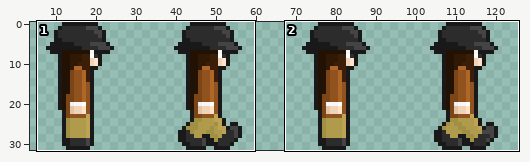
Two versions of one sprite sheet, characters/playable/sera/sprites/spr_sera0_rs.png. Above: a wide view before the commit, with the close-up outlined.
Close-up. Before the commit:
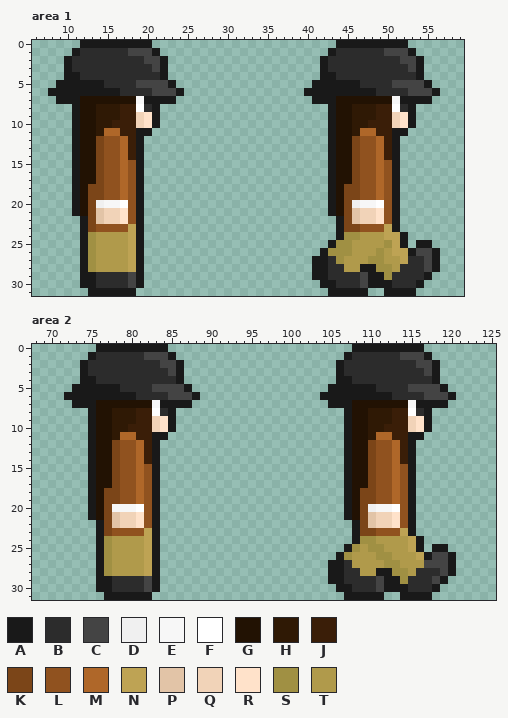
The file is 128x32 pixels. Shown: area 1: x 6..59, y 0..31; area 2: x 68..125, y 0..31. The wide view leaves out empty margins.
Palette (. is transparent): A #191919  B #2c2c2c  C #444444  D #f0f0f0  E #f7f7f7  F #ffffff  G #221203  H #2f1905  J #3a1e08  K #7b4518  L #90521f  M #af6729  N #bea354  P #e2c4a7  Q #f1d3b8  R #ffe2ca  S #a09043  T #b09a4b
After:
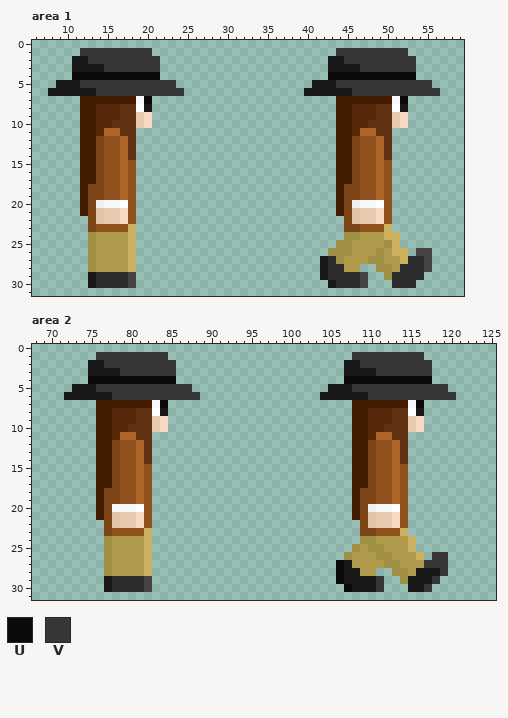
Colours new in this view: U #0a0a0a  V #373737
The author wrote: nuevos sprites para animaciones de sera
Changes in this commit:
@@ palette @@
-G #221203
+G #441c00
-H #2f1905
+H #552809
-J #3a1e08
+J #623312
-N #bea354
+N #ccb060
-Q #f1d3b8
+Q #e9cab0
-R #ffe2ca
+R #f8d8c2
--- area 1
@@ x 6..59 @@
- 0 ......AAAAAAAAA.......................AAAAAAAAA.......
- 1 .....ABBBBBBCCCA.....................ABBBBBBCCCA......
- 2 ....ABBBBBBBBBCCA...................ABBBBBBBBBCCA.....
- 3 ....ABBBBBBBBBBCA...................ABBBBBBBBBBCA.....
- 4 ....AABBBBBBBBBBA...................AABBBBBBBBBBA.....
- 5 ...AAAAAABBBBCCCCA.................AAAAAABBBBCCCCA....
- 6 ..AAAAAAAAABBBBCCCA...............AAAAAAAAABBBBCCCA...
- 7 ...AAAGGGGGGGEAAAA.................AAAGGGGGGGEAAAA....
- 8 .....AGGHHHJJFBA.....................AGGHHHJJFBA......
- 9 .....AGGHHHJJQRA.....................AGGHHHJJQRA......
-10 .....AGGHHJJJQRA.....................AGGHHJJJQRA......
-11 .....AGGHMMJJAA......................AGGHMMJJAA.......
-12 .....AGGKLLMJA.......................AGGKLLMJA........
-13 .....AGGKLLMJA.......................AGGKLLMJA........
-14 .....AGGKLLMJA.......................AGGKLLMJA........
-15 .....AGGKLLMLA.......................AGGKLLMLA........
-16 .....AGGKLLMLA.......................AGGKLLMLA........
-17 .....AGGKLLMLA.......................AGGKLLMLA........
-18 .....AGKKLLMLA.......................AGKKLLMLA........
-19 .....AGKKLLMLA.......................AGKKLLMLA........
-20 .....AGKDEEFLA.......................AGKDEEFLA........
-21 .....AGKPQQRLA.......................AGKPQQRLA........
-22 ......AKPQQRLA........................AKPQQRLA........
-23 ......AKLLLLNA........................AKKLLLNA........
-24 ......ASTTTTNA........................ASSTTTNNA.......
-25 ......ASTTTTNA.......................ASSTTTTSNA.AA....
-26 ......ASTTTTNA......................ASSSTTTSTNNACCA...
-27 ......ASTTTTNA.....................AABSTTTSSTTNBBCA...
-28 ......ASTTTTNA.....................AABBTTAASSTBBBCA...
-29 ......AABBBBCA.....................AABBBBCAASBBBBA....
-30 ......AABBBBCA......................AABBBCAAABBBA.....
-31 .......AAAAAA........................AAAAA..AAAA......
+ 0 ......................................................
+ 1 ......VVVVVVVVV.......................VVVVVVVVV.......
+ 2 .....AAVVVVVVVVV.....................AAVVVVVVVVV......
+ 3 .....AAAAVVVVVVV.....................AAAAVVVVVVV......
+ 4 .....UUUUUUUUUUU.....................UUUUUUUUUUU......
+ 5 ...AAAVVVVVVVVVVVV.................AAAVVVVVVVVVVVV....
+ 6 ..AAAAAAVVVVVVVVVVV...............AAAAAAVVVVVVVVVVV...
+ 7 ......GGGGGGGEU.......................GGGGGGGEU.......
+ 8 ......GGHHHJJFA.......................GGHHHJJFA.......
+ 9 ......GGHHHJJQR.......................GGHHHJJQR.......
+10 ......GGHHJJJQR.......................GGHHJJJQR.......
+11 ......GGHMMJJ.........................GGHMMJJ.........
+12 ......GGKLLMJ.........................GGKLLMJ.........
+13 ......GGKLLMJ.........................GGKLLMJ.........
+14 ......GGKLLMJ.........................GGKLLMJ.........
+15 ......GGKLLML.........................GGKLLML.........
+16 ......GGKLLML.........................GGKLLML.........
+17 ......GGKLLML.........................GGKLLML.........
+18 ......GKKLLML.........................GKKLLML.........
+19 ......GKKLLML.........................GKKLLML.........
+20 ......GKDEEFL.........................GKDEEFL.........
+21 ......GKPQQRL.........................GKPQQRL.........
+22 .......KPQQRL..........................KPQQRL.........
+23 .......KLLLLN..........................KKLLLN.........
+24 .......STTTTN..........................SSTTTNN........
+25 .......STTTTN.........................SSTTTTSN........
+26 .......STTTTN........................SSSTTTSTNN.CC....
+27 .......STTTTN.......................ABSTTTSSTTNBBC....
+28 .......STTTTN.......................ABBTT..SSTBBBC....
+29 .......ABBBBC.......................ABBBBC..SBBBB.....
+30 .......ABBBBC........................ABBBC...BBB......
+31 ......................................................
--- area 2
@@ x 68..125 @@
- 0 ........AAAAAAAAA.......................AAAAAAAAA.........
- 1 .......ABBBBBBCCCA.....................ABBBBBBCCCA........
- 2 ......ABBBBBBBBBCCA...................ABBBBBBBBBCCA.......
- 3 ......ABBBBBBBBBBCA...................ABBBBBBBBBBCA.......
- 4 ......AABBBBBBBBBBA...................AABBBBBBBBBBA.......
- 5 .....AAAAAABBBBCCCCA.................AAAAAABBBBCCCCA......
- 6 ....AAAAAAAAABBBBCCCA...............AAAAAAAAABBBBCCCA.....
- 7 .....AAAGGGGGGGEAAAA.................AAAGGGGGGGEAAAA......
- 8 .......AGGHHHJJFBA.....................AGGHHHJJFBA........
- 9 .......AGGHHHJJQRA.....................AGGHHHJJQRA........
-10 .......AGGHHJJJQRA.....................AGGHHJJJQRA........
-11 .......AGGHMMJJAA......................AGGHMMJJAA.........
-12 .......AGGKLLMJA.......................AGGKLLMJA..........
-13 .......AGGKLLMJA.......................AGGKLLMJA..........
-14 .......AGGKLLMJA.......................AGGKLLMJA..........
-15 .......AGGKLLMLA.......................AGGKLLMLA..........
-16 .......AGGKLLMLA.......................AGGKLLMLA..........
-17 .......AGGKLLMLA.......................AGGKLLMLA..........
-18 .......AGKKLLMLA.......................AGKKLLMLA..........
-19 .......AGKKLLMLA.......................AGKKLLMLA..........
-20 .......AGKEEEFLA.......................AGKDEEFLA..........
-21 .......AGKPQQRLA.......................AGKPQQRLA..........
-22 ........AKPQQRLA........................AKPQQRLA..........
-23 ........AKLLLLNA........................AKKLLLNA..........
-24 ........ASTTTTNA........................ASSTTTTNA.........
-25 ........ASTTTTNA.......................ASTSSTTTNA.AA......
-26 ........ASTTTTNA......................ASTTTSSTTTNACCA.....
-27 ........ASTTTTNA.....................AABTTTTSSTTTCCCA.....
-28 ........ASTTTTNA.....................AABBTTAASSTBBBCA.....
-29 ........AABBBBCA.....................AABBBBCAASBBBCA......
-30 ........AABBBBCA......................AABBBCAAABBBA.......
-31 .........AAAAAA........................AAAAA..AAAA........
+ 0 ..........................................................
+ 1 ........VVVVVVVVV.......................VVVVVVVVV.........
+ 2 .......AAVVVVVVVVV.....................AAVVVVVVVVV........
+ 3 .......AAAAVVVVVVV.....................AAAAVVVVVVV........
+ 4 .......UUUUUUUUUUU.....................UUUUUUUUUUU........
+ 5 .....AAAVVVVVVVVVVVV.................AAAVVVVVVVVVVVV......
+ 6 ....AAAAAAVVVVVVVVVVV...............AAAAAAVVVVVVVVVVV.....
+ 7 ........GGGGGGGEU.......................GGGGGGGEU.........
+ 8 ........GGHHHJJFA.......................GGHHHJJFA.........
+ 9 ........GGHHHJJQR.......................GGHHHJJQR.........
+10 ........GGHHJJJQR.......................GGHHJJJQR.........
+11 ........GGHMMJJ.........................GGHMMJJ...........
+12 ........GGKLLMJ.........................GGKLLMJ...........
+13 ........GGKLLMJ.........................GGKLLMJ...........
+14 ........GGKLLMJ.........................GGKLLMJ...........
+15 ........GGKLLML.........................GGKLLML...........
+16 ........GGKLLML.........................GGKLLML...........
+17 ........GGKLLML.........................GGKLLML...........
+18 ........GKKLLML.........................GKKLLML...........
+19 ........GKKLLML.........................GKKLLML...........
+20 ........GKEEEFL.........................GKDEEFL...........
+21 ........GKPQQRL.........................GKPQQRL...........
+22 .........KPQQRL..........................KPQQRL...........
+23 .........KLLLLN..........................KKLLLN...........
+24 .........STTTTN..........................SSTTTTN..........
+25 .........STTTTN.........................STSSTTTN..........
+26 .........STTTTN........................STTTSSTTTN.VV......
+27 .........STTTTN.......................UATTTTSSTTTVVV......
+28 .........STTTTN.......................UAATT..SSTAAAV......
+29 .........ABBBBC.......................UAAAAV..SAAAV.......
+30 .........ABBBBC........................UAAAV...AAV........
+31 ..........................................................
Boxes around the changes in both close-ups, in picture pixels (x1, y1, x2, y2):
changed: (56, 40, 184, 296)
changed: (312, 40, 440, 296)
changed: (72, 344, 200, 600)
changed: (328, 344, 456, 600)
